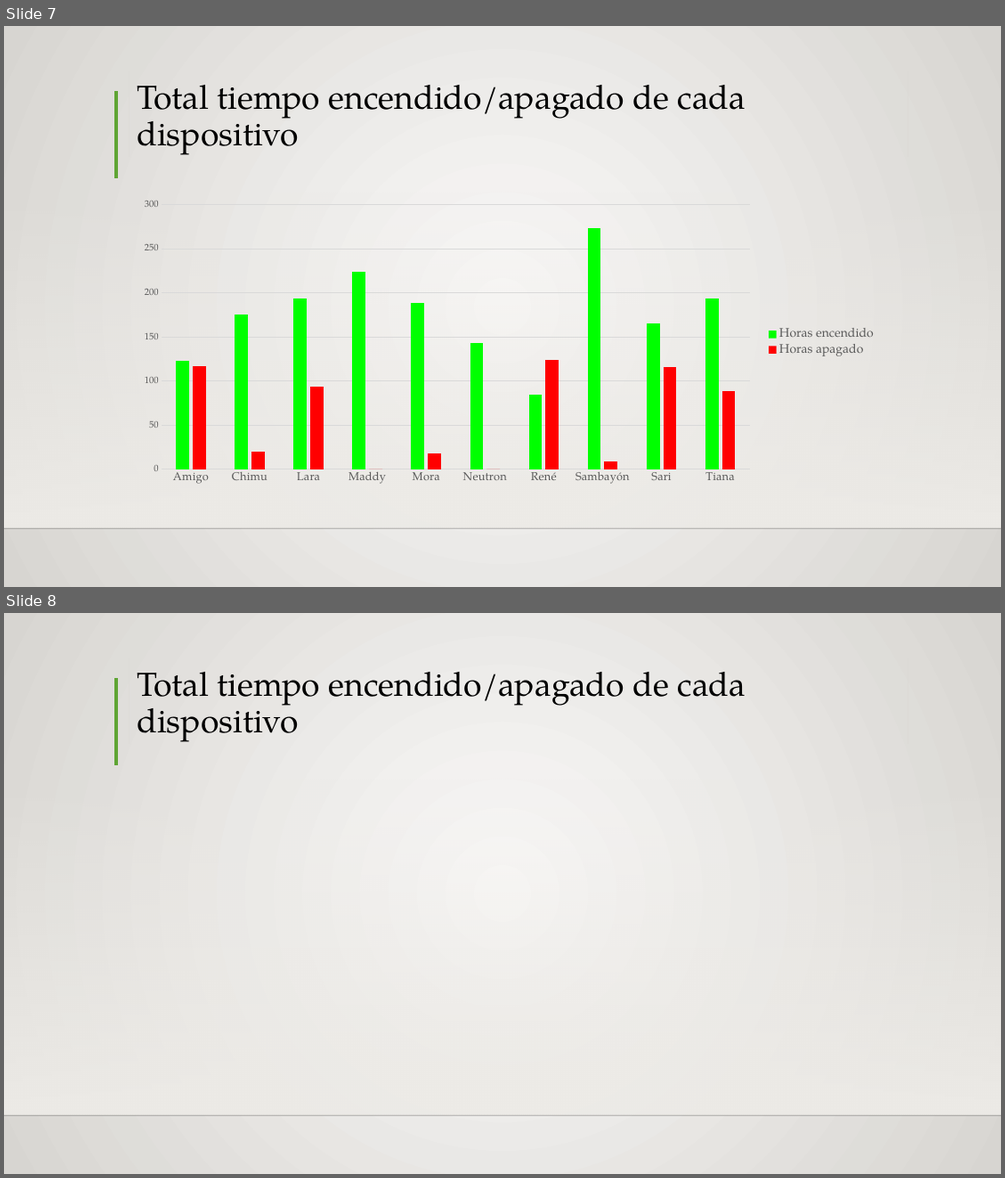
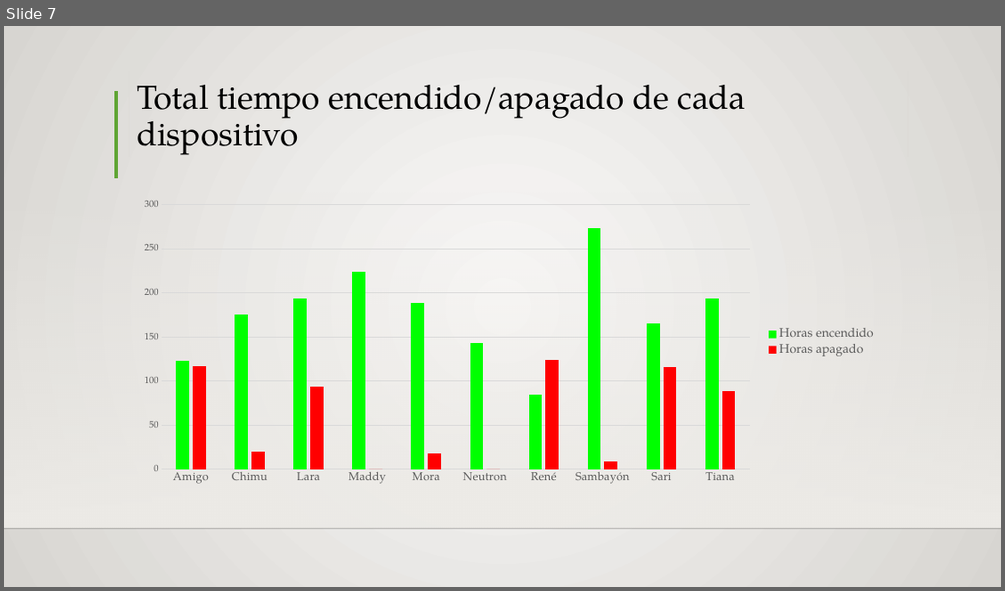
Before and after one commit to Siriusg2/resumenipa, a slide deck: excel_reports/IPApresentacion.pptx. Shown one above the other, each under a label of ours: slides 7 and 8 before the commit, slide 7 after it. The pictures are 1005x1178 and 1005x591 pixels, drawn with LibreOffice and Linux fonts; fonts in the diff are those of the drawing; background and template pictures are left out. Boxes give left, top, right and bottom in pixels: in the first picture for what was removed or moved away, otherwise in the second. Text is boxed around its words. In the diff, an @@ line names an element or a change of style, - is before the commit and + after.

```diff
--- a/excel_reports/IPApresentacion.pptx
+++ b/excel_reports/IPApresentacion.pptx
@@ slide 8 removed at box(4, 613, 1001, 1174), background gradient #FAFAF9 to #D7D5D2; not listed: 3 template elements that a slide beside it also shows @@
@@ title removed at box(137, 672, 746, 742) @@
-Total tiempo encendido/apagado de cada dispositivo
```
Also in this commit, not shown: 3 slides added, 2 other files.
